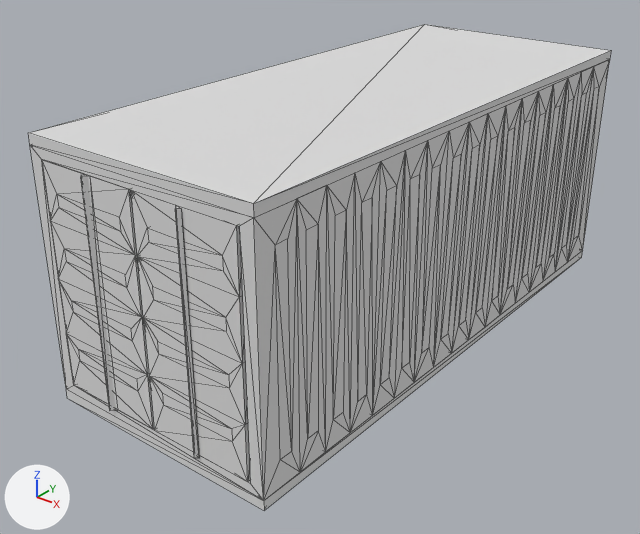
The glTF model models/ultimate-pack/low-poly-10/t/props-cargo-shipping-blue.glb: old version first, new version second.
One viewpoint serves both versions: a 50 mm camera at (5.03, -7.0, 4.69) aimed at (-0.17, -0.5, 0.66). Lighting does not change. The marker at lower left points along +X, +Y and +Z. The picture after the commit comes second. Mesh edges are drawn as thin lines. Where no turn or scale is listed for an object, it has been applied to the vertices.

Objects in the first picture: 'cargo-shipping-base_blue', 'cargo-shipping-door_L_blue', 'cargo-shipping-door_R_blue'.
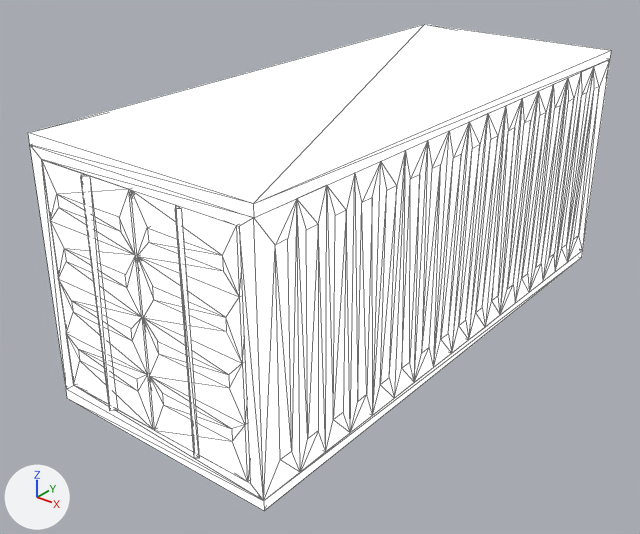
Location of each change, (x1, y1, x2, y2) in pixels of the pictures (640 x 534 px):
```json
{"object": "cargo-shipping-base_blue", "change": "recoloured, surface changed", "before": [28, 24, 611, 510], "after": [28, 24, 611, 510], "on screen": "lighter"}
{"object": "cargo-shipping-door_L_blue", "change": "recoloured, surface changed", "before": [131, 190, 250, 482], "after": [131, 190, 250, 482], "on screen": "lighter"}
{"object": "cargo-shipping-door_R_blue", "change": "recoloured, surface changed", "before": [42, 160, 154, 429], "after": [42, 160, 154, 429], "on screen": "lighter"}
```

Edits to the scene script, one JSON object a line:
```json
{"op": "set", "path": "mat_lowpoly_colors.base_color", "old": "(0.8, 0.8, 0.8)", "new": "(1.0, 1.0, 1.0)", "note": "white #e7e7e7 -> white #ffffff"}
{"op": "add", "block": "mat_lowpoly_colors", "code": "mat_lowpoly_colors.emission_strength = 1.0"}
```
